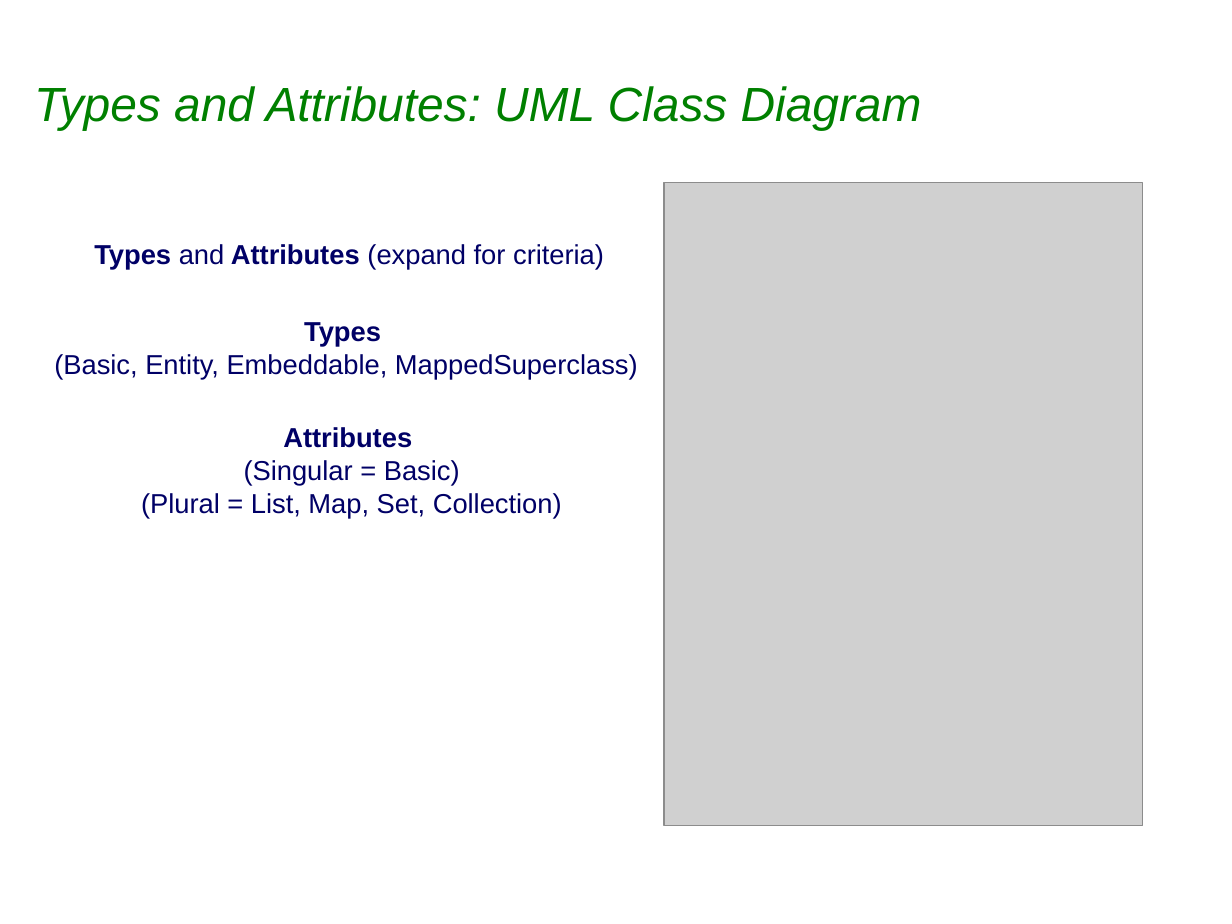
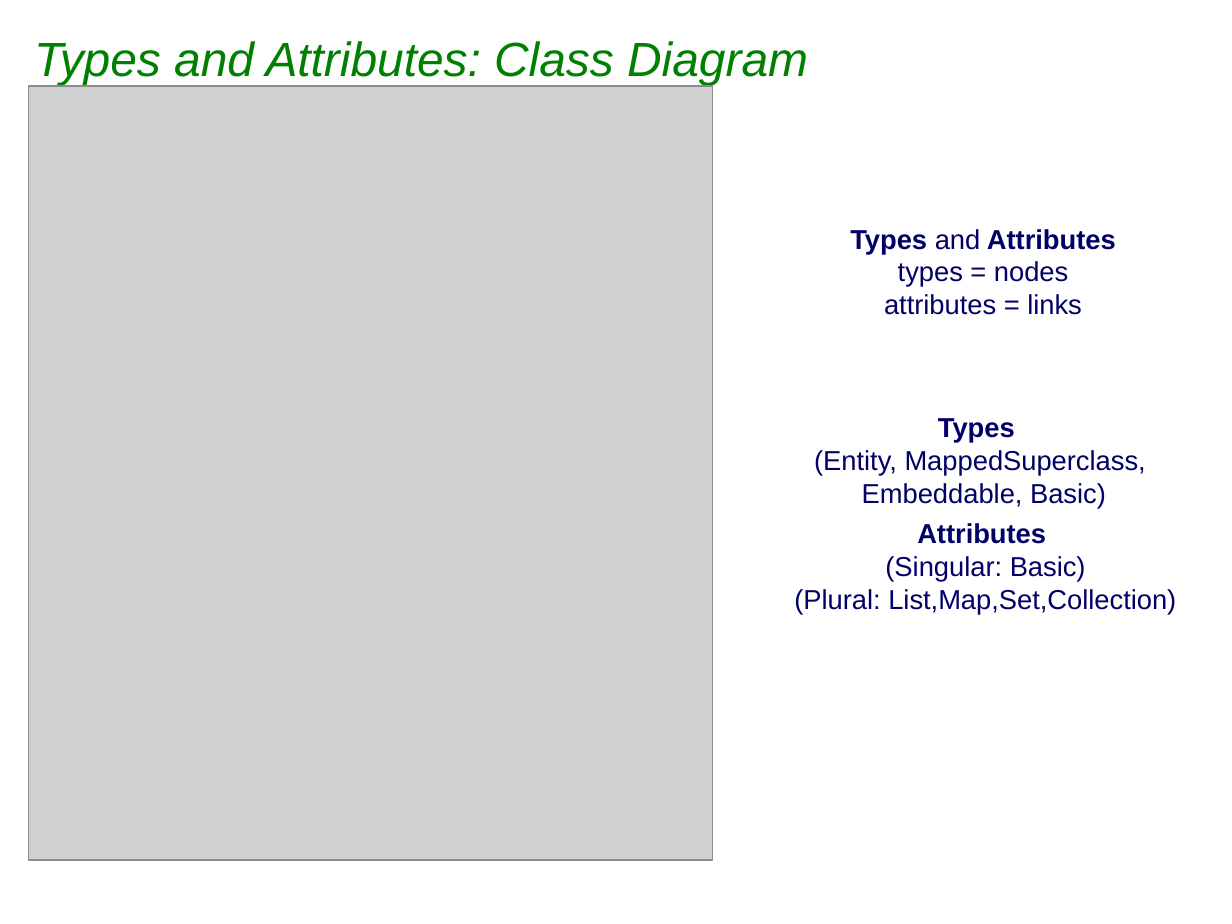
Before and after one commit to sabineheider/incubator, a slide deck: slide 7 of summit-2010/EclipseLink_JPA2_Metamodel.ppt. Drawn at 1232x924 pixels with LibreOffice and Linux fonts; fonts in the diff are those of the drawing; grey boxes stand for pictures; background and template pictures are left out. Boxes give left, top, right and bottom in pixels: in the first picture for what was removed or moved away, otherwise in the second. Text is boxed around its words. In the diff, an @@ line names an element or a change of style, - is before the commit and + after.

```diff
--- a/summit-2010/EclipseLink_JPA2_Metamodel.ppt
+++ b/summit-2010/EclipseLink_JPA2_Metamodel.ppt
@@ title at box(34, 41, 808, 85): text changed @@
-Types and Attributes: UML Class Diagram
+Types and Attributes: Class Diagram
@@ picture: place and size @@
-picture at box(664, 182, 1142, 825)
+picture at box(28, 86, 712, 860)
@@ text added at box(850, 229, 1116, 315), 16 pt, text #000066 @@
+Types and Attributes
+types = nodes
+attributes = links
@@ text removed at box(94, 244, 604, 270) @@
-Types and Attributes (expand for criteria)
@@ text removed at box(54, 322, 638, 380) @@
-Types
-(Basic, Entity, Embeddable, MappedSuperclass)
@@ text added at box(814, 418, 1146, 509), 16 pt, text #000066 @@
+Types
+(Entity, MappedSuperclass,
+Embeddable, Basic)
@@ text at box(794, 523, 1176, 615): text changed @@
-Attributes
-(Singular = Basic)
-(Plural = List, Map, Set, Collection)
+Attributes
+(Singular: Basic)
+(Plural: List,Map,Set,Collection)
```
Also in this commit, not shown: 5 other slides changed, 3 slides added.
